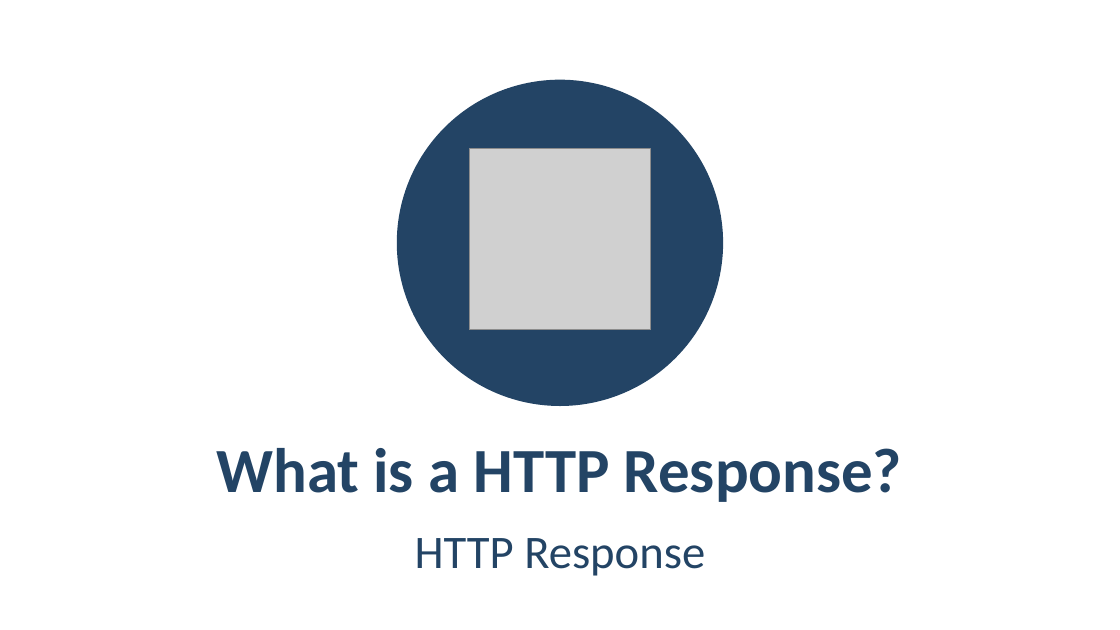
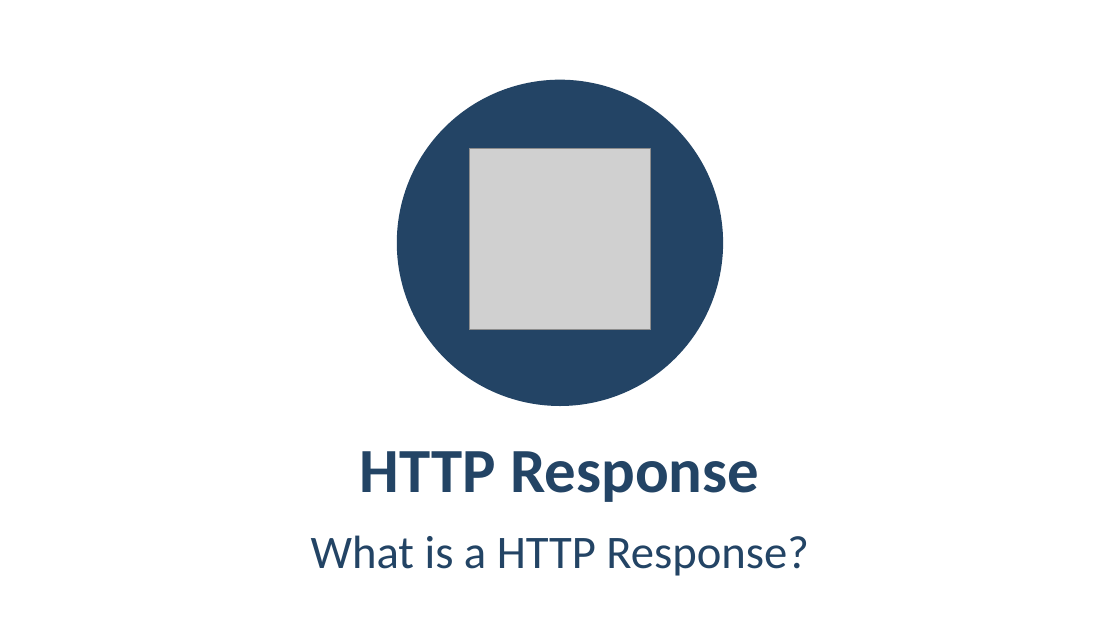
Before and after one commit to PhilShishov/Software-University, a slide deck: slide 14 of C# Web Basics/Presentations/01. CSharp-Web-Basics-Server-HTTP.pptx (slide 33 before the commit). Drawn at 1120x630 pixels with LibreOffice and Linux fonts; fonts in the diff are those of the drawing; grey boxes stand for pictures; background and template pictures are left out. Boxes give left, top, right and bottom in pixels: in the first picture for what was removed or moved away, otherwise in the second. Text is boxed around its words. In the diff, an @@ line names an element or a change of style, - is before the commit and + after.

```diff
--- a/C# Web Basics/Presentations/01. CSharp-Web-Basics-Server-HTTP.pptx
+++ b/C# Web Basics/Presentations/01. CSharp-Web-Basics-Server-HTTP.pptx
@@ title at (x1=360, y1=451, x2=759, y2=502): text changed @@
-What is a HTTP Response?
+HTTP Response
@@ subtitle at (x1=311, y1=535, x2=808, y2=576): text changed @@
-HTTP Response
+What is a HTTP Response?
```
Also in this commit, not shown: 11 other slides changed, 3 other files.
